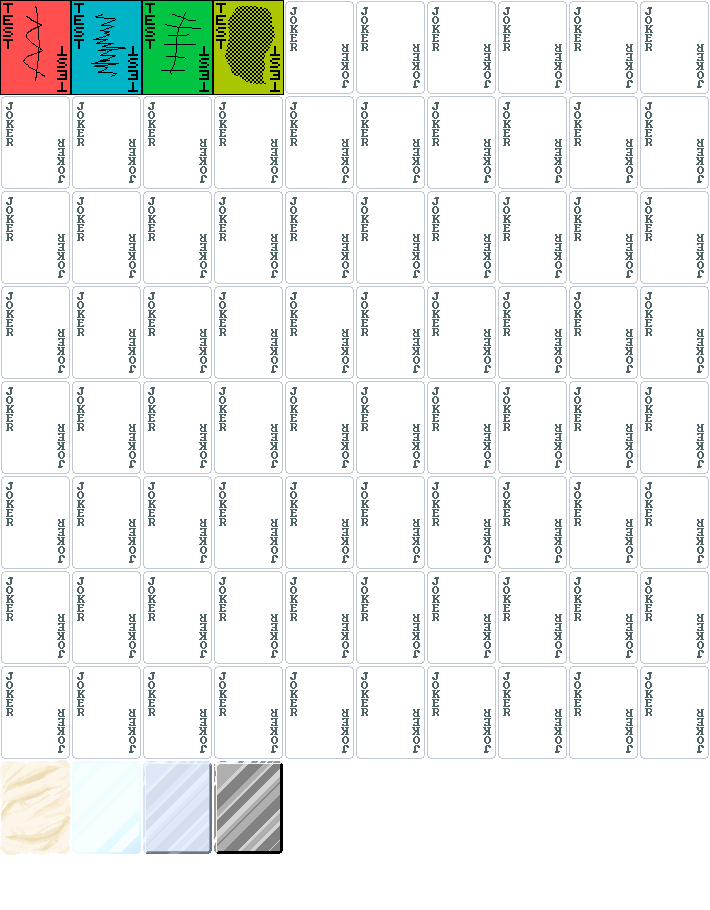
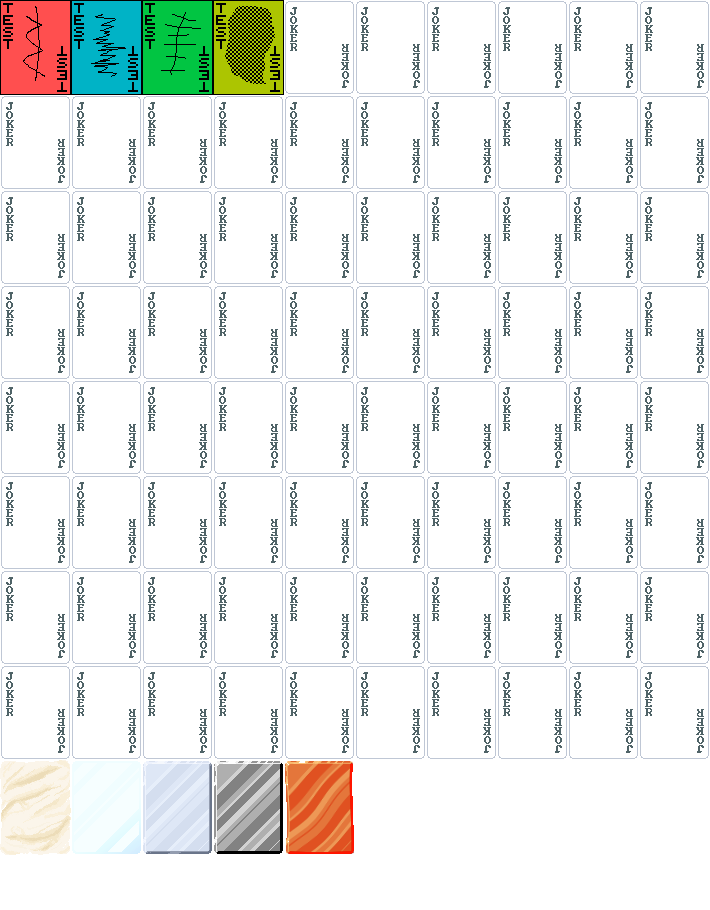
Revision of a layered (710, 910) image; what changed, layer by layer:
added group "Molten" with 2 layers above "Reinforced" over [285, 761, 354, 854]
added layer "Edition" (1st of 4, in "Molten") in group "Molten" over [285, 761, 354, 854]
added layer "Edition" (2nd of 4, in "Molten") in group "Molten" over [285, 761, 354, 854]
renamed "Edition" to "Reinforced", painted on it over [285, 761, 354, 854]
painted on "Background" (2nd of 3) over [285, 761, 353, 770]
